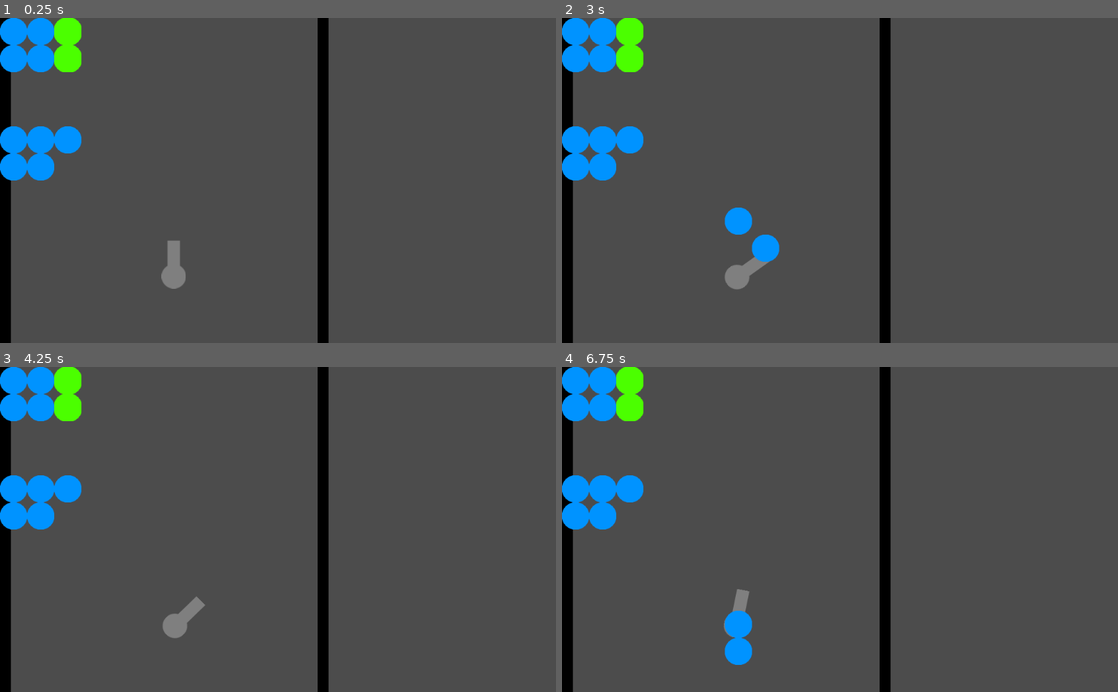
Above: before the commit, frames 1-4 (two rows, left to right).
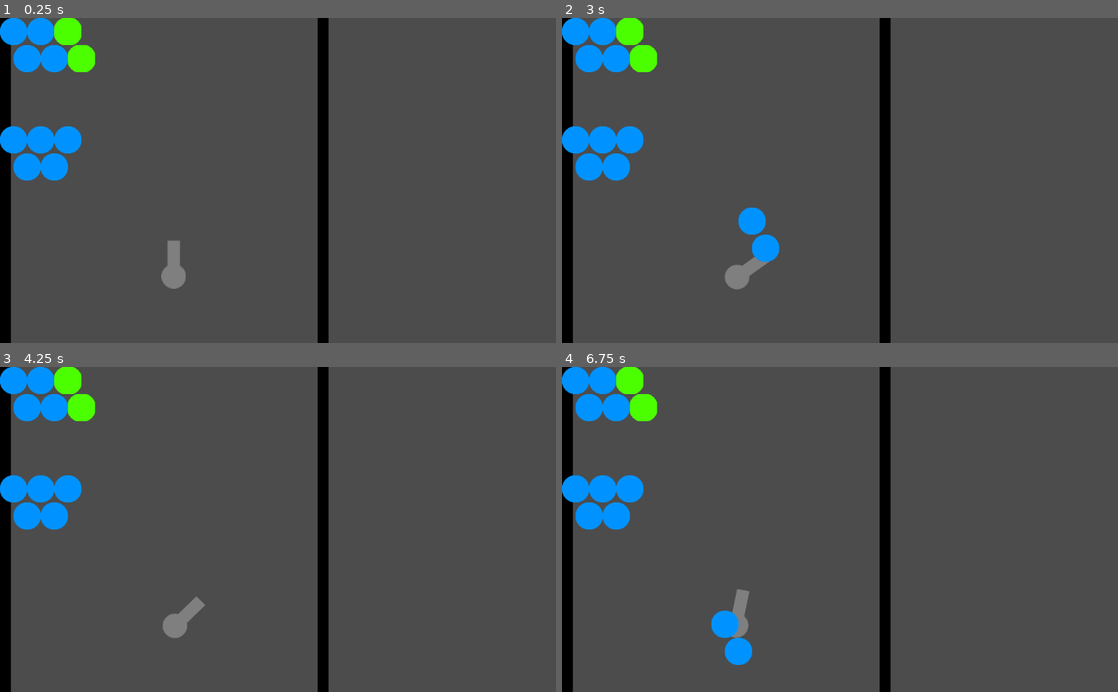
Above: after the commit, the same moments.

Repository: Demoli/Bobble
Game: Godot game, scene res://scenes/Level.tscn
Two runs of this game, one before a commit and one after it. Both use one fixed random seed, a clock stepped at 60 frames per second and the inputs below.
Inputs (mouse positions are in pixels of both pictures, inside the frame that each line leads up to):
- Up to frame 1 (0.25 s): no input
- Up to frame 2 (3 s): tap Enter at 0.5 s; move the mouse to (962, 164) at 0.52 s; hold D (rotate_right) 0.53-1.28 s; hold Space (fire) 0.53-1.28 s; click (962, 164) at 0.67 s; move the mouse to (728, 196) at 1.27 s; hold A (rotate_left) 1.28-2.03 s; tap Space (fire) at 1.35, 2.85 s; move the mouse to (895, 109) at 2.02 s; hold Space (fire) 2.03-2.78 s; hold D (rotate_right) from 2.03 s (still down); move the mouse to (812, 245) at 2.77 s; click (812, 245) at 2.92 s
- Up to frame 3 (4.25 s): move the mouse to (444, 578) at 3.52 s; release D (rotate_right) at 3.53 s; hold A (rotate_left) from 3.53 s (still down); hold Space (fire) from 3.53 s (still down)
- Up to frame 4 (6.75 s): move the mouse to (673, 480) at 4.27 s; release Space (fire) at 4.28 s; tap Space (fire) at 4.35, 5, 5.85 s; move the mouse to (867, 529) at 5.02 s; hold Space (fire) 5.03-5.78 s; click (867, 529) at 5.17 s; move the mouse to (756, 448) at 5.77 s; release A (rotate_left) at 5.78 s; hold D (rotate_right) from 5.78 s (still down); tap Enter at 6.5 s; move the mouse to (962, 513) at 6.52 s; hold Space (fire) from 6.53 s (still down)

The runs differ from the first frame. In frame 1, 1.4% of the frame differs, in the area x 0-18%, y 8-50%; in frame 2, 1.8%, in the area x 0-37%, y 8-67%; in frame 3, 1.4%; in frame 4, 1.8%.

Commit message:
Revert tile offset.

Diff:
--- a/scenes/BubbleGrid.tscn
+++ b/scenes/BubbleGrid.tscn
@@ -6,6 +6,7 @@
 [node name="BubbleTilemap" type="TileMap"]
 tile_set = ExtResource( 1 )
 cell_size = Vector2( 50, 50 )
+cell_half_offset = 0
 format = 1
 tile_data = PoolIntArray( 0, 0, 0, 1, 0, 0, 2, 1, 0, 65536, 0, 0, 65537, 0, 0, 65538, 1, 0, 262144, 0, 0, 262145, 0, 0, 262146, 0, 0, 327680, 0, 0, 327681, 0, 0 )
 script = ExtResource( 2 )
